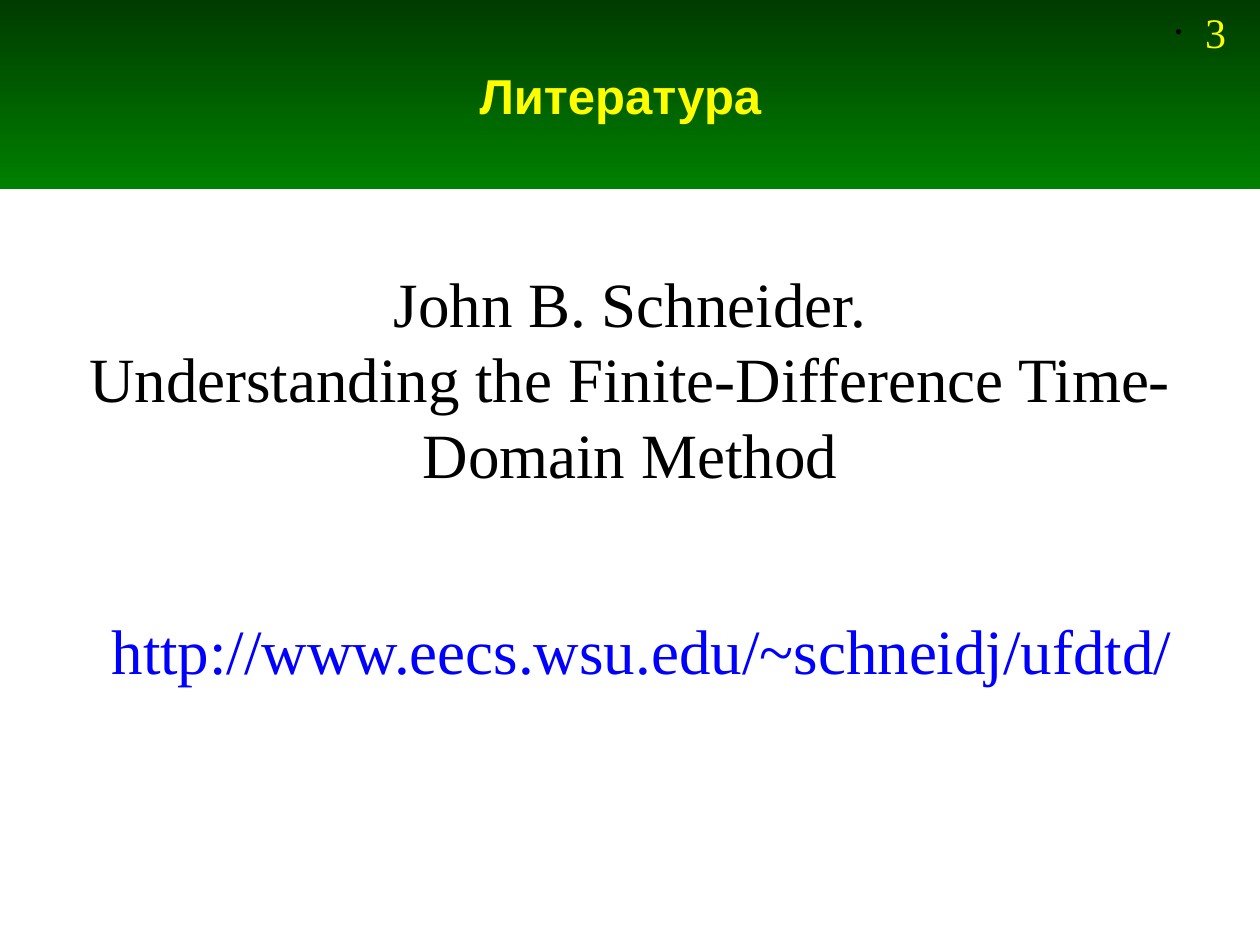
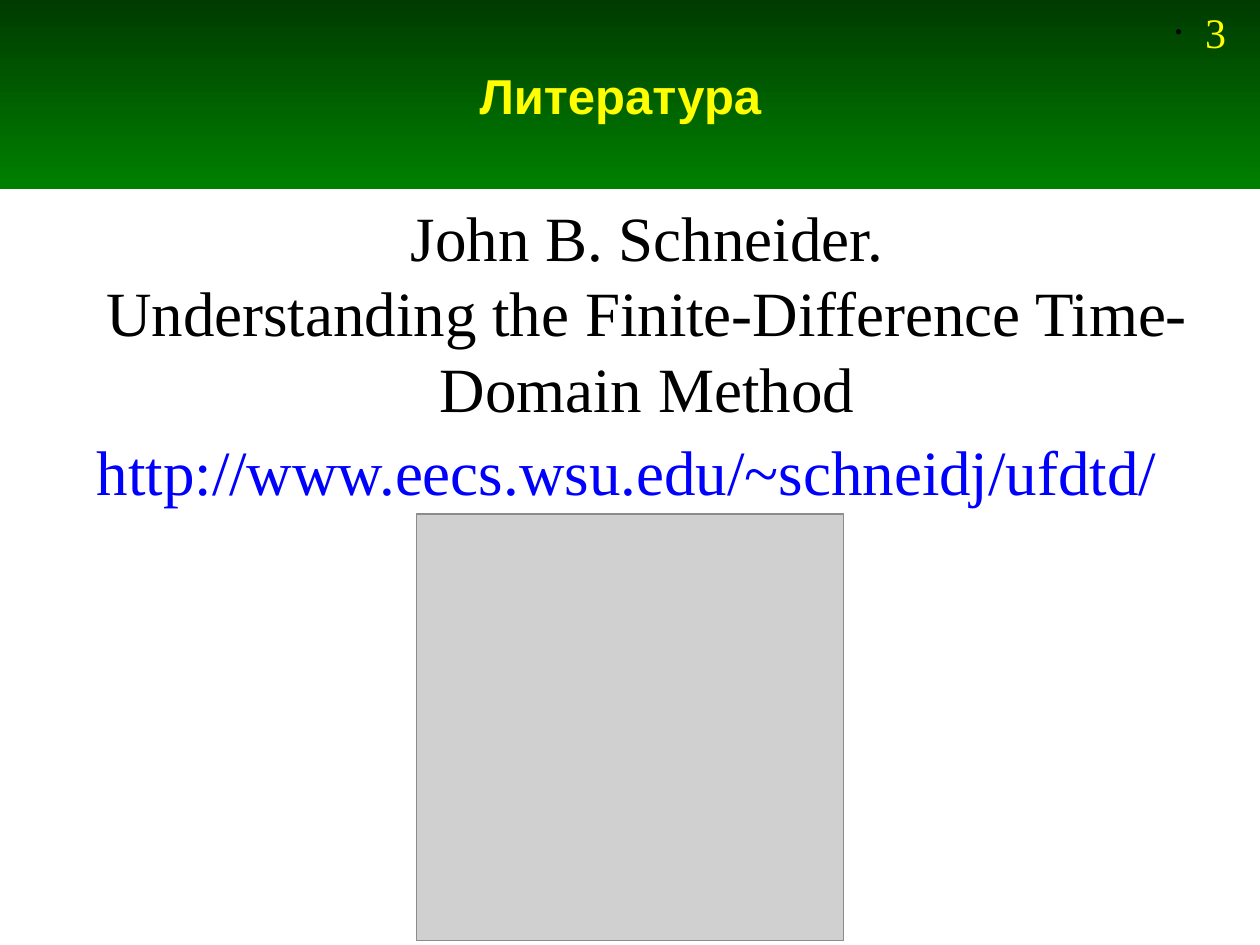
Before and after one commit to Jenyay/modelling, a slide deck: slide 3 of fdtd/presentations/03. Derivative calculation.odp. Drawn at 1260x945 pixels with LibreOffice and Linux fonts; fonts in the diff are those of the drawing; grey boxes stand for pictures. Boxes give left, top, right and bottom in pixels: in the first picture for what was removed or moved away, otherwise in the second. Text is boxed around its words. In the diff, an @@ line names an element or a change of style, - is before the commit and + after.

```diff
--- a/fdtd/presentations/03. Derivative calculation.odp
+++ b/fdtd/presentations/03. Derivative calculation.odp
@@ text "John B. Schneider.": place and size @@
-text "John B. Schneider." at (89, 283, 1170, 479)
+text "John B. Schneider." at (106, 217, 1187, 413)
@@ text "http://www.eecs.wsu.edu/~schneidj/ufdtd/": place and size @@
-text "http://www.eecs.wsu.edu/~schneidj/ufdtd/" at (112, 629, 1172, 686)
+text "http://www.eecs.wsu.edu/~schneidj/ufdtd/" at (97, 450, 1157, 507)
@@ picture added at (417, 514, 843, 940) @@
```
Also in this commit, not shown: 6 other slides changed, 3 other files.
